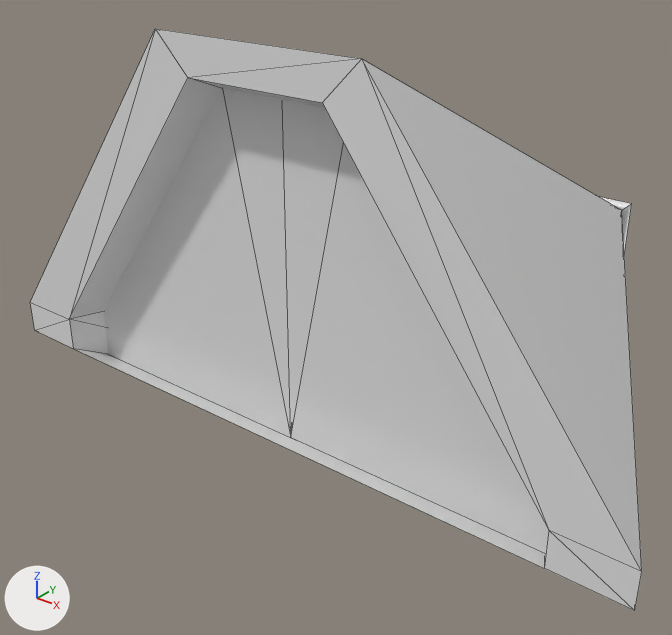
One commit to the OBJ model 3D data/model obj/door_dungeon.obj: the scene before it, then after it.
One viewpoint serves both versions: a 50 mm lens placed at (14.2, -36.8, 13.4), pointed at (-3.6, -14.6, -0.4). Lighting does not change. The marker at lower left points along +X, +Y and +Z. Mesh edges are drawn as thin lines. Where no turn or scale is listed for an object, it has been applied to the vertices.

The first picture shows 'panneau_droit_Plane.003', 'panneau_gauche_Plane.002', 'porte_Cube'.
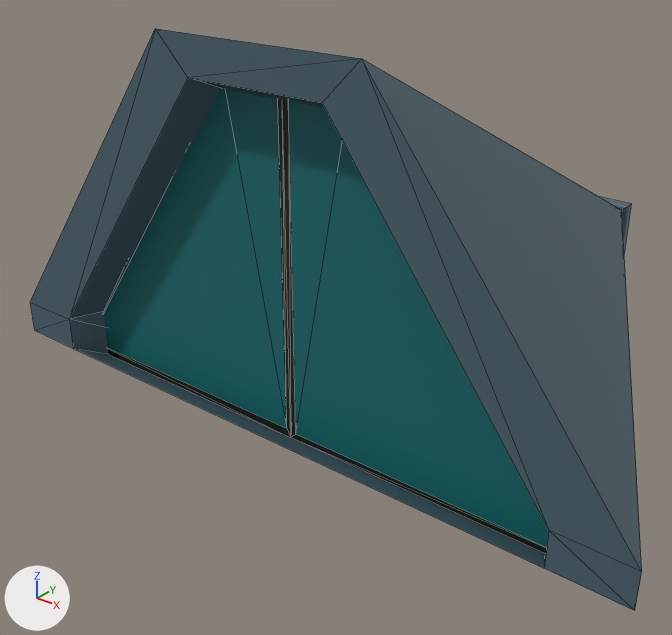
What differs and where, as boxes [x1, y1, x2, y2] in the pictures (672 x 635 px):
'porte_Cube', recoloured (white to blue)
    both: [30, 29, 642, 611]
part 1 of me_panneau_droit_plane_003, built on
    both: [282, 100, 549, 554]
part 2 of me_panneau_gauche_plane_002, built on
    both: [103, 88, 291, 438]

Patch to the scene script:
```diff
--- a/3D data/model obj/door_dungeon.obj.py
+++ b/3D data/model obj/door_dungeon.obj.py
@@ mat_alienerodedmetal @@
+mat_alienerodedmetal = principled_material('AlienErodedMetal')
+mat_alienerodedmetal.base_color = (0.0704, 0.125, 0.159)  # dark blue #4b636f
+mat_alienerodedmetal.roughness = 0.526
@@ mat_aliendarkbluemetal @@
+mat_aliendarkbluemetal = principled_material('AlienDarkBlueMetal')
+mat_aliendarkbluemetal.base_color = (0.00402, 0.147, 0.156)  # dark cyan #0d6b6e
+mat_aliendarkbluemetal.roughness = 0.526
@@ mat_aliendarkmetal @@
+mat_aliendarkmetal = principled_material('AlienDarkMetal')
+mat_aliendarkmetal.base_color = (0.00857, 0.0116, 0.007)  # black #171c14
+mat_aliendarkmetal.roughness = 0.526
@@ me_panneau_droit_plane_003 @@
 # used by ob_panneau_droit_plane_003; location = (0.0, 0.0, 0.0)
-me_panneau_droit_plane_003.from_pydata(...)  # 8 vertices, 12 faces; spans x 0.0..9.0, y -21.0..-20.0, z -1.0..9.0
-me_panneau_droit_plane_003.materials.append(mat_none)  # white #e7e7e7
+me_panneau_droit_plane_003.from_pydata(...)  # 12 vertices, 20 faces; spans x 0.0..9.0, y -21.0..-20.0, z -1.0..9.0
+# me_panneau_droit_plane_003 part 1
+# 4 faces are deleted
+# 4 vertices are added at (8.64, -21.0, -0.32), (0.18, -21.0, -0.32), (1.91, -21.0, 8.82), (0.18, -21.0, 8.82)
+# 6 new faces join them, mat_aliendarkmetal (black #171c14)
+# 6 new faces join them, mat_aliendarkbluemetal (dark cyan #0d6b6e)
+me_panneau_droit_plane_003.materials.append(mat_aliendarkmetal)  # black #171c14
+me_panneau_droit_plane_003.materials.append(mat_aliendarkbluemetal)  # dark cyan #0d6b6e
@@ me_panneau_gauche_plane_002 @@
 # used by ob_panneau_gauche_plane_002; location = (0.0, 0.0, 0.0)
-me_panneau_gauche_plane_002.from_pydata(...)  # 8 vertices, 12 faces; spans x -9.0..0.0, y -21.0..-20.0, z -1.0..9.0
-me_panneau_gauche_plane_002.materials.append(mat_none)  # white #e7e7e7
+me_panneau_gauche_plane_002.from_pydata(...)  # 12 vertices, 20 faces; spans x -9.0..0.0, y -21.0..-20.0, z -1.0..9.0
+# me_panneau_gauche_plane_002 part 2
+# 4 faces are deleted
+# 4 vertices are added at (-1.88, -21.0, 8.86), (-8.52, -21.0, -0.26), (-0.14, -21.0, -0.26), (-0.14, -21.0, 8.86)
+# 6 new faces join them, mat_aliendarkmetal (black #171c14)
+# 6 new faces join them, mat_aliendarkbluemetal (dark cyan #0d6b6e)
+me_panneau_gauche_plane_002.materials.append(mat_aliendarkmetal)  # black #171c14
+me_panneau_gauche_plane_002.materials.append(mat_aliendarkbluemetal)  # dark cyan #0d6b6e
@@ me_porte_cube @@
 me_porte_cube.from_pydata(...)  # 20 vertices, 38 faces; spans x -10.0..10.0, y -22.0..-1.0, z -10.0..10.0
-me_porte_cube.materials.append(mat_none)  # white #e7e7e7
+me_porte_cube.materials.append(mat_alienerodedmetal)  # dark blue #4b636f
```
